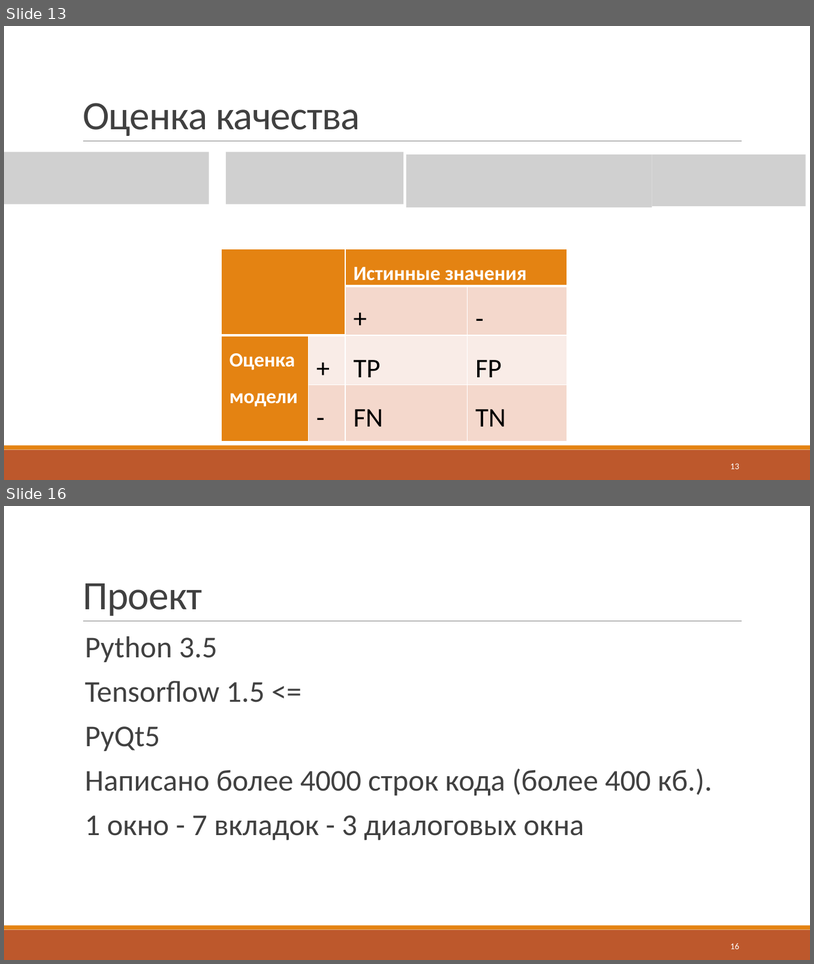
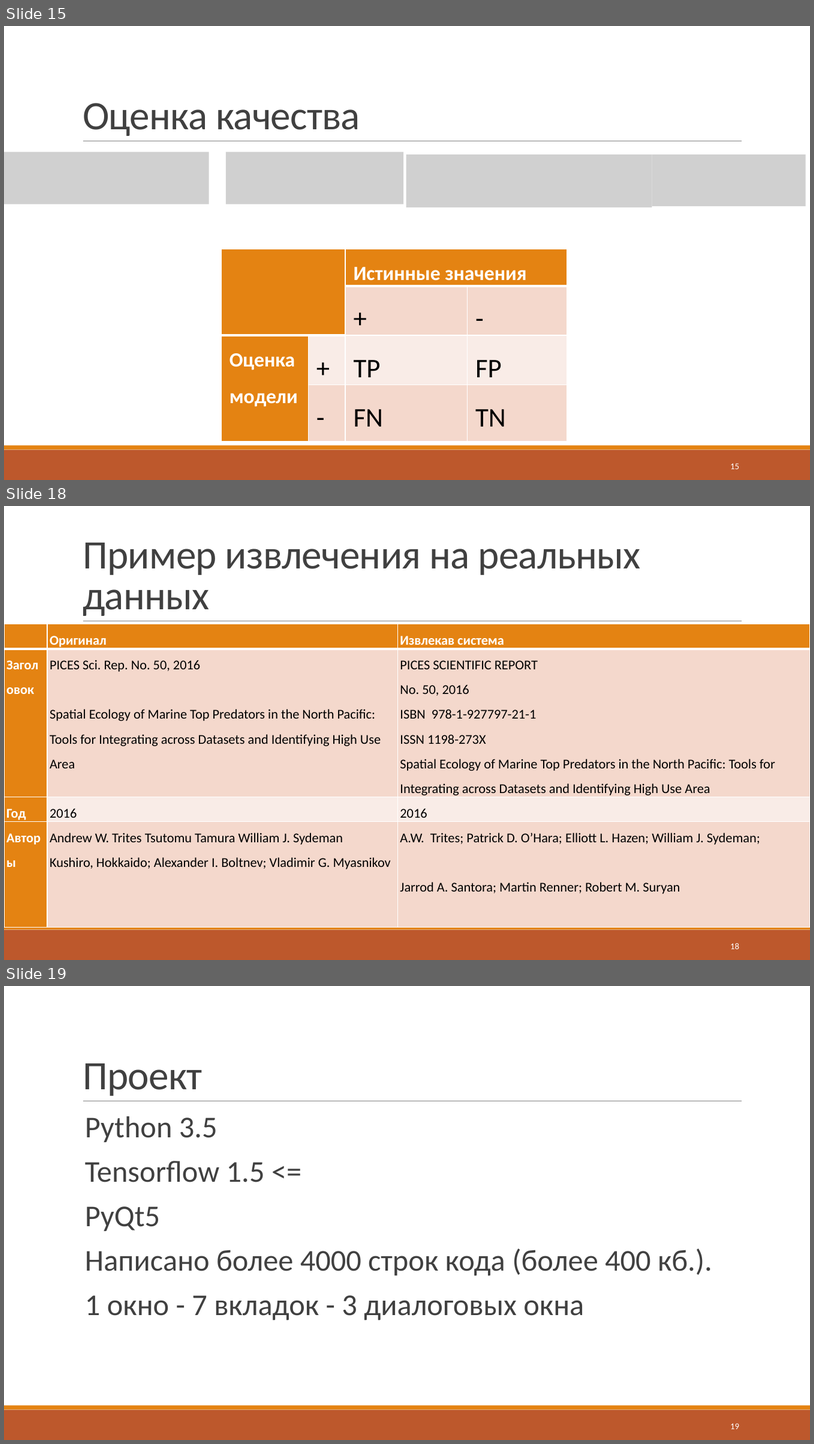
Before and after one commit to J-CITY/METADATA-EXTRACTOR, a slide deck: report.pptx. Shown one above the other, each under a label of ours: slides 13 and 16 before the commit, slides 15, 18 and 19 after it; the slides between them are not shown. The pictures are 814x964 and 814x1444 pixels, drawn with LibreOffice and Linux fonts; fonts in the diff are those of the drawing; grey boxes stand for pictures. Boxes give left, top, right and bottom in pixels: in the first picture for what was removed or moved away, otherwise in the second. Text is boxed around its words. In the diff, an @@ line names an element or a change of style, - is before the commit and + after.

Commit message:
Update report

```diff
--- a/report.pptx
+++ b/report.pptx
@@ slide 18 added at (x1=4, y1=506, x2=810, y2=960), background #FFFFFF; not listed: 3 template elements that a slide beside it also shows @@
@@ title added at (x1=83, y1=543, x2=641, y2=616), 48 pt, text #404040 @@
+Пример извлечения на реальных данных
@@ table added at (x1=4, y1=624, x2=810, y2=919), 4 rows, 3 columns @@
+ | Оригинал | Извлекав система
+Заголовок | PICES Sci. Rep. No. 50, 2016 / Spatial Ecology of Marine Top Predators in the North Pacific: Tools for Integrating across Datasets and Identifying High Use Area | PICES SCIENTIFIC REPORT / No. 50, 2016 / ISBN 978-1-927797-21-1 / ISSN 1198-273X / Spatial Ecology of Marine Top Predators in the North Pacific: Tools for Integrating across Datasets and Identifying High Use Area
+Год | 2016 | 2016
+Авторы | Andrew W. Trites Tsutomu Tamura William J. Sydeman / Kushiro, Hokkaido; Alexander I. Boltnev; Vladimir G. Myasnikov | A.W. Trites; Patrick D. O’Hara; Elliott L. Hazen; William J. Sydeman; / Jarrod A. Santora; Martin Renner; Robert M. Suryan
@@ page number added at (x1=731, y1=943, x2=740, y2=949), 10.5 pt, text #FFFFFF @@
+18
@@ what was slide 13 is now slide 15 @@
@@ page number at (x1=731, y1=463, x2=740, y2=469): text changed @@
-13
+15
@@ what was slide 16 is now slide 19 @@
@@ page number at (x1=731, y1=1423, x2=740, y2=1429): text changed @@
-16
+19
```
Also in this commit, not shown: 3 slides changed, 3 other slides added, 2 other files.
